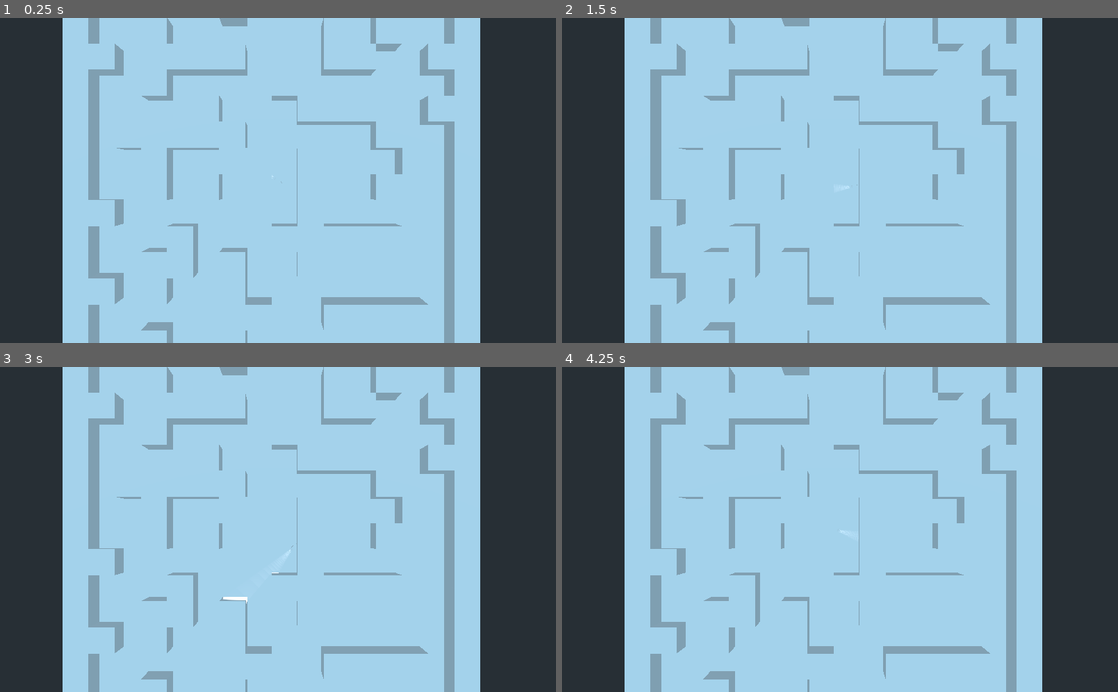
Above: before the commit, frames 1-4 (two rows, left to right).
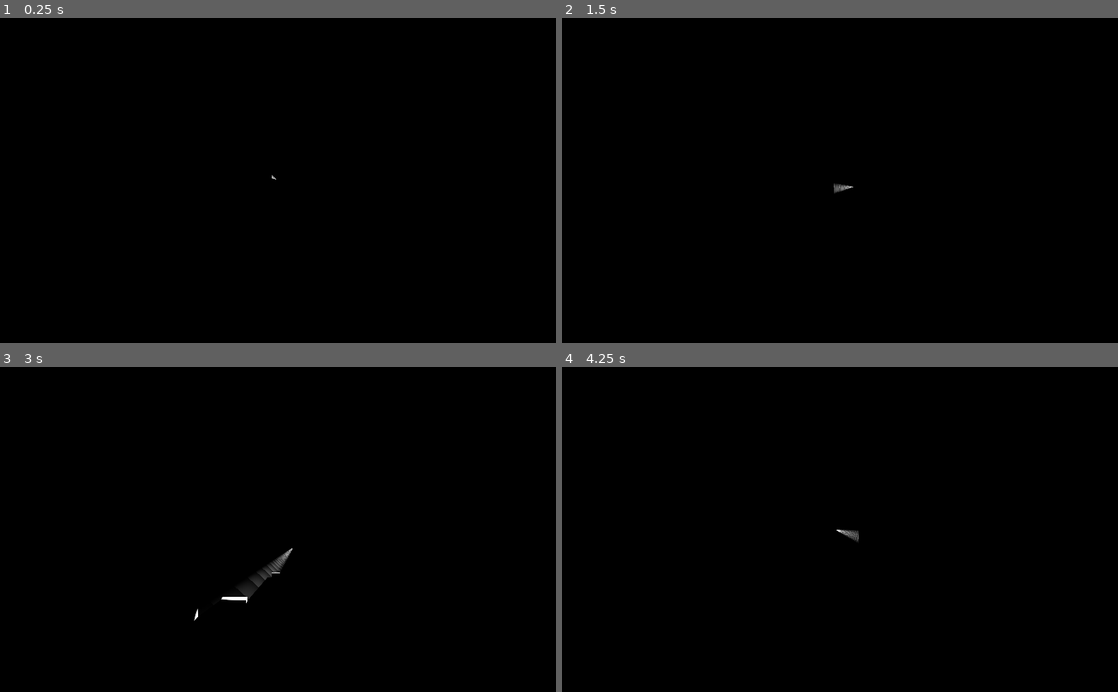
Above: after the commit, the same moments.

Repository: greygraphics/HPI-GameJam-2020.02
Game: Godot game, scene res://Scenes/TestLevel.tscn
The game is run twice, just before and just after one commit, with the same random seed, the same clock (stepped at 60 frames per second) and the same inputs.
Inputs (mouse positions are in pixels of both pictures, inside the frame that each line leads up to):
- Up to frame 1 (0.25 s): no input
- Up to frame 2 (1.5 s): tap Enter at 0.5 s; move the mouse to (962, 164) at 0.52 s; hold Right (ui_right) 0.53-1.28 s; move the mouse to (728, 196) at 1.27 s; hold Down (ui_down) from 1.28 s (still down)
- Up to frame 3 (3 s): move the mouse to (333, 458) at 2.02 s; release Down (ui_down) at 2.03 s; hold Right (ui_right) 2.03-2.78 s; tap Space at 2.75 s; move the mouse to (250, 594) at 2.77 s; hold Up (ui_up) from 2.78 s (still down)
- Up to frame 4 (4.25 s): move the mouse to (1006, 578) at 3.52 s; release Up (ui_up) at 3.53 s; hold Left (ui_left) from 3.53 s (still down)

The runs differ from the first frame. In frame 1, 100% of the frame differs, in the area x 0-100%, y 0-100%; in frame 2, 100%; in frame 3, 100%; in frame 4, 100%.

Commit message:
Map now invisible

Diff:
--- a/Scenes/Cube.tscn
+++ b/Scenes/Cube.tscn
@@ -1,6 +1,9 @@
-[gd_scene load_steps=3 format=2]
+[gd_scene load_steps=4 format=2]
+
+[sub_resource type="SpatialMaterial" id=3]
 
 [sub_resource type="CubeMesh" id=1]
+material = SubResource( 3 )
 
 [sub_resource type="BoxShape" id=2]
 
--- a/Scenes/Player.tscn
+++ b/Scenes/Player.tscn
@@ -16,5 +16,6 @@
 
 [node name="MeshInstance" type="MeshInstance" parent="."]
 transform = Transform( -1.62921e-09, 0, 0.01, 0, 0.01, 0, -0.01, 0, -1.62921e-09, 0, 0.699383, 0 )
+visible = false
 mesh = ExtResource( 2 )
 material/0 = null
--- a/Scenes/Torch.tscn
+++ b/Scenes/Torch.tscn
@@ -16,5 +16,6 @@
 [node name="SpotLight" type="SpotLight" parent="."]
 light_energy = 5.0
 shadow_enabled = true
+shadow_bias = 1.0
 spot_range = 67.9105
 spot_angle = 15.0
--- a/default_env.tres
+++ b/default_env.tres
@@ -5,3 +5,9 @@
 [resource]
 background_mode = 2
 background_sky = SubResource( 1 )
+background_energy = 0.0
+ambient_light_energy = 0.41
+ambient_light_sky_contribution = 0.02
+tonemap_mode = 3
+tonemap_exposure = 0.89
+tonemap_white = 0.89
